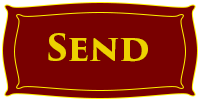
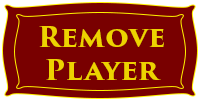
Before/after of a 200px x 100px layered artwork. What changed in the layer stack:
painted on "txLayer" over bbox(39, 26, 164, 80)
